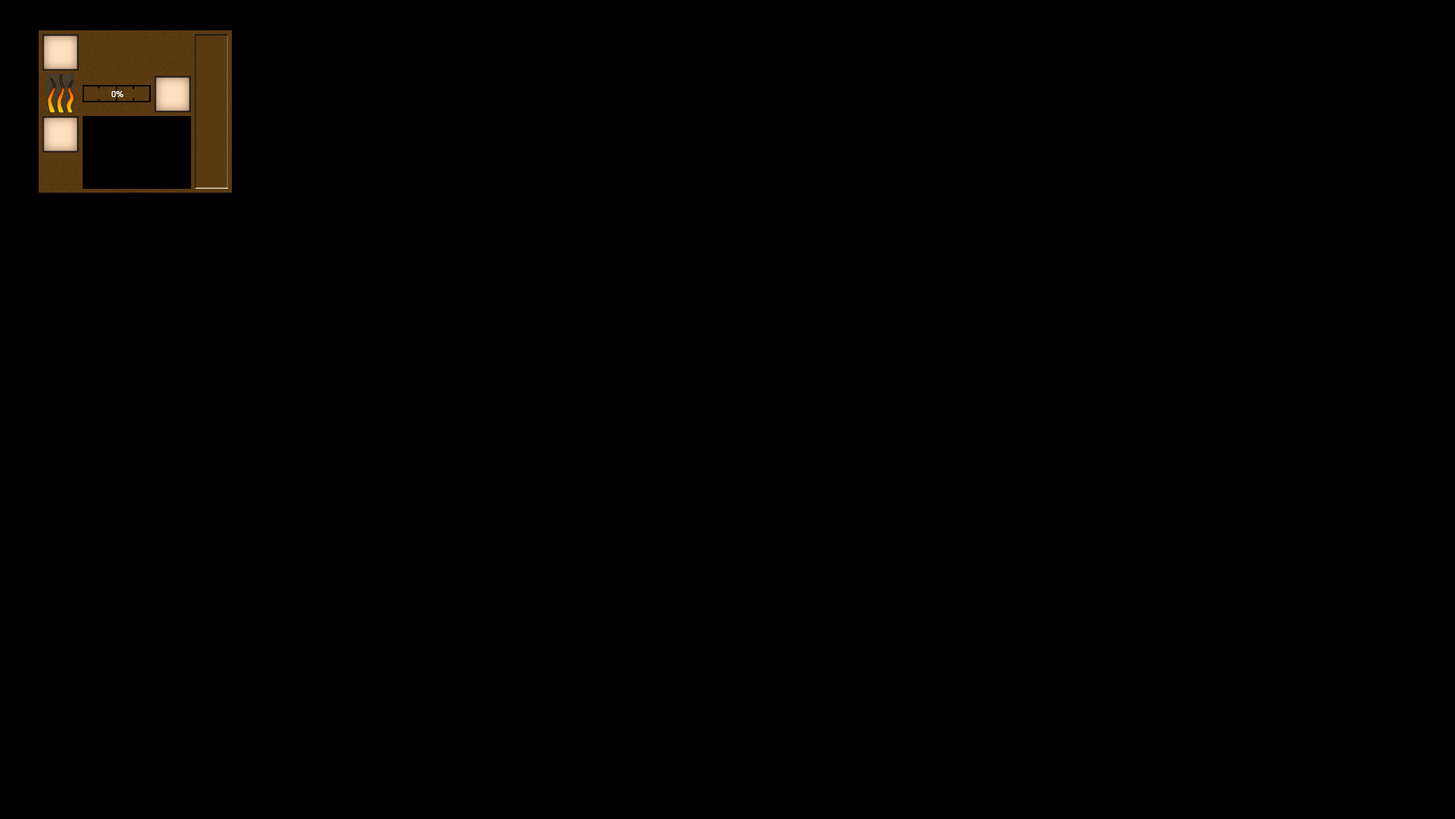
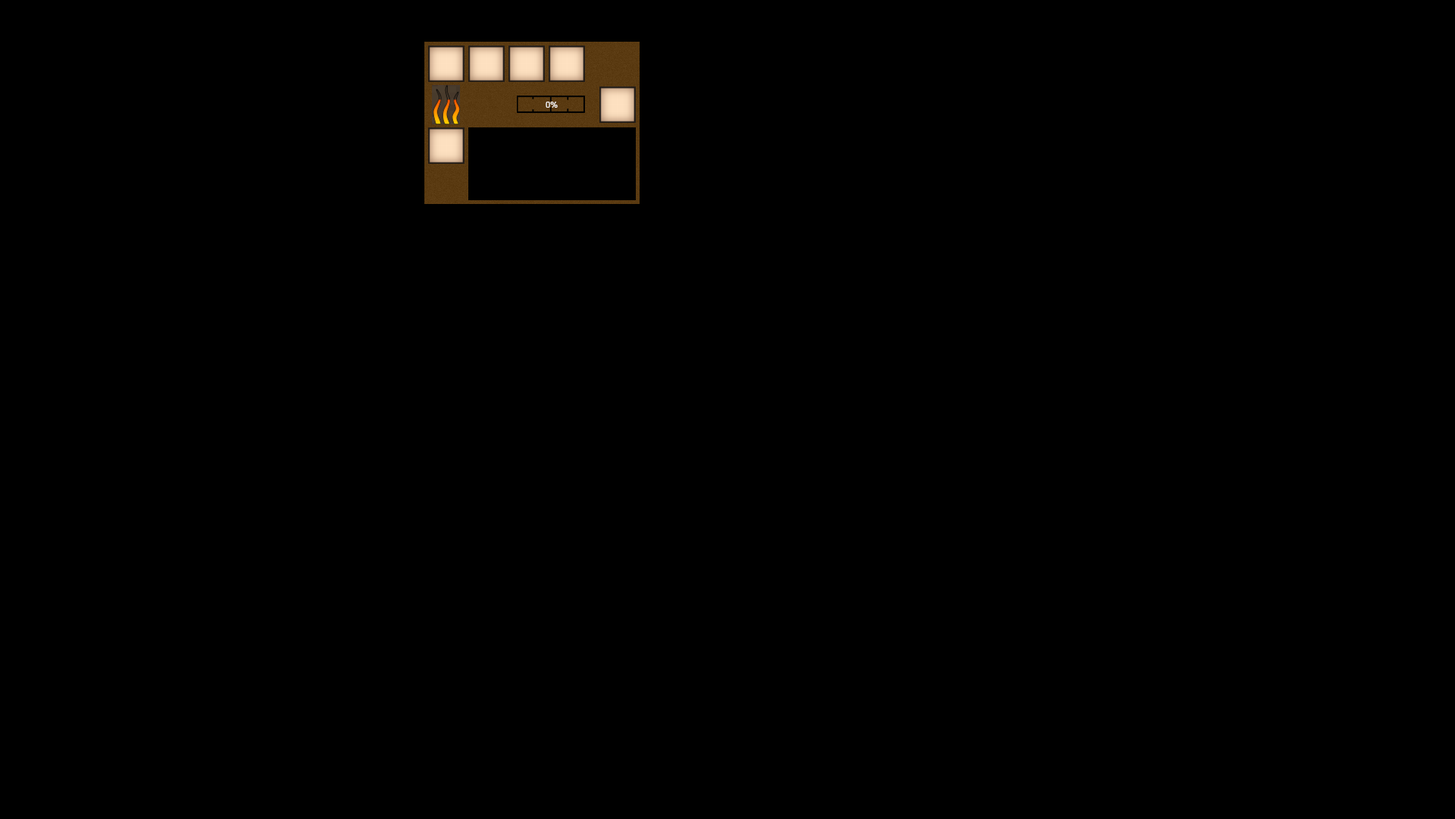
Two versions of the same layered image (1455px x 819px). Layer-by-layer changes:
added group "MixerGUI copy 2" with 19 layers above "MixerGUI copy" over [424, 41, 640, 204]
added layer "Flames" (1st of 2, in "MixerGUI copy 2") in group "MixerGUI copy 2" over [432, 84, 461, 125]
added layer "ItemSlot copy 25" in group "MixerGUI copy 2" over [599, 86, 636, 123]
added layer "ItemSlot copy 16" (1st of 6, in "MixerGUI copy 2") in group "MixerGUI copy 2" over [428, 127, 465, 164]
added layer "ItemSlot copy 16" (2nd of 6, in "MixerGUI copy 2") in group "MixerGUI copy 2" over [468, 45, 505, 82]
added layer "ItemSlot copy 15" (1st of 6, in "MixerGUI copy 2") in group "MixerGUI copy 2" over [428, 45, 465, 82]
added layer "ItemSlot copy 15" (2nd of 6, in "MixerGUI copy 2") in group "MixerGUI copy 2" over [508, 45, 545, 82]
added layer "0% copy 2" (1st of 3, in "MixerGUI copy 2") in group "MixerGUI copy 2" over [545, 101, 558, 108]
added layer "HProgress2 copy 2" (1st of 3, in "MixerGUI copy 2") in group "MixerGUI copy 2" over [516, 95, 586, 113]
added layer "itemoutput" (1st of 3, in "MixerGUI copy 2") in group "MixerGUI copy 2" over [548, 45, 586, 82]
added layer "Layer 38" in group "MixerGUI copy 2" over [617, 41, 640, 204]
added layer "background" (1st of 3, in "MixerGUI copy 2") in group "MixerGUI copy 2" over [424, 41, 618, 204]
hid group "MixerGUI copy" (17 layers) over [38, 30, 232, 193]
